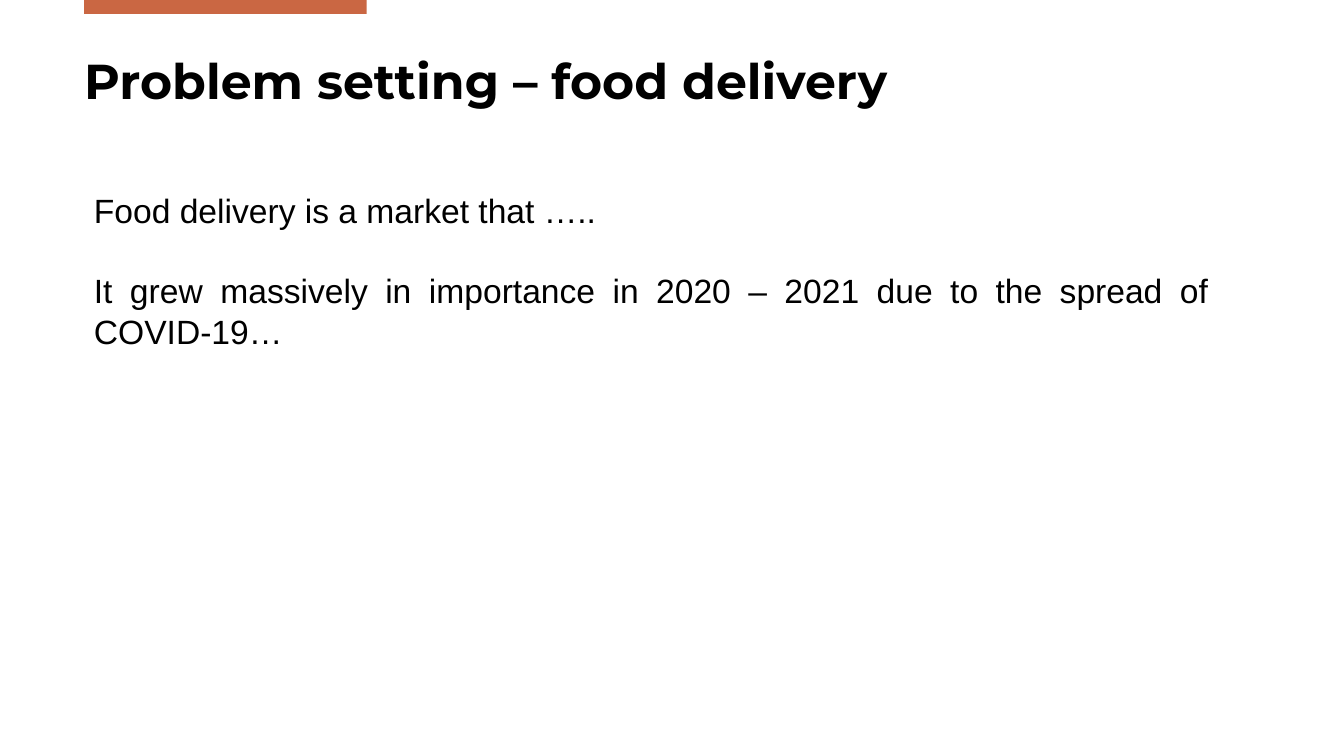
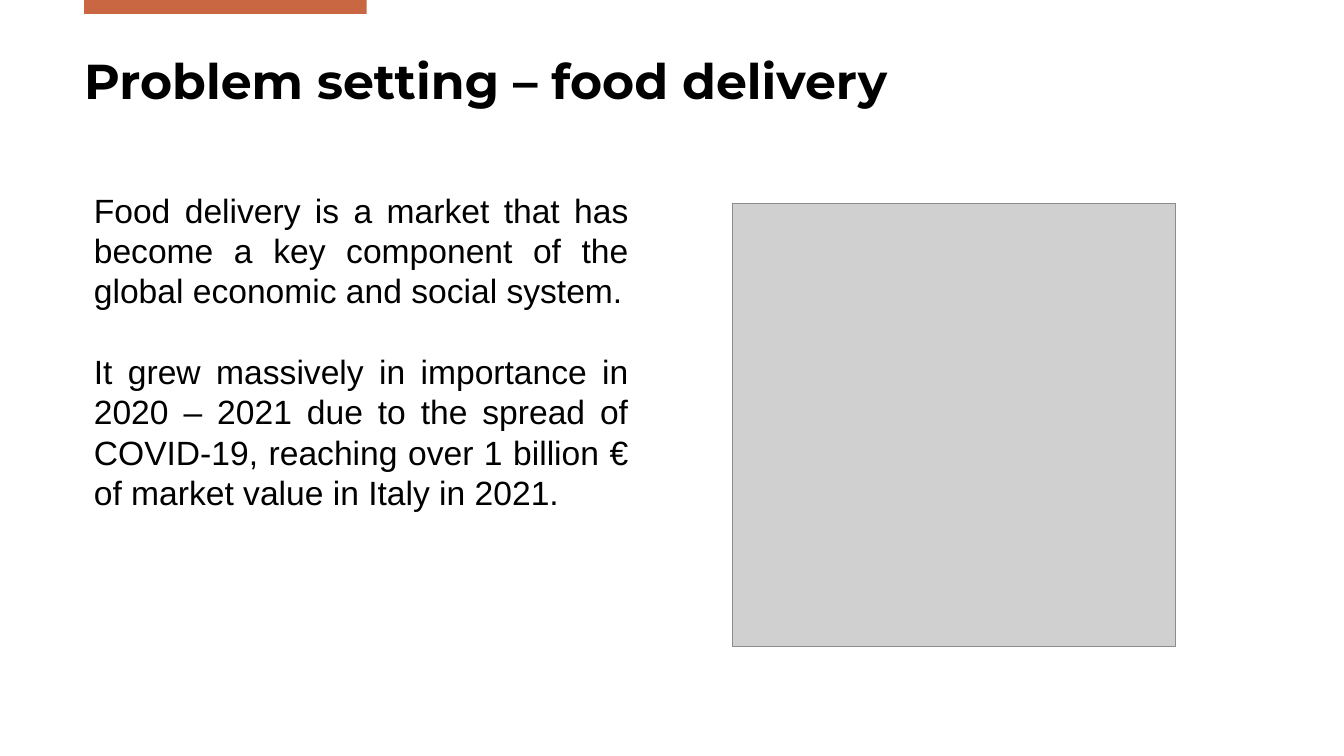
Before and after one commit to DanieleGotti/Food_Delivery_Time_Prediction, a slide deck: slide 2 of Presentazione_Gotti_Mazzoleni.pptx. Drawn at 1344x756 pixels with LibreOffice and Linux fonts; fonts in the diff are those of the drawing; grey boxes stand for pictures; background and template pictures are left out. Boxes give left, top, right and bottom in pixels: in the first picture for what was removed or moved away, otherwise in the second. Text is boxed around its words. In the diff, an @@ line names an element or a change of style, - is before the commit and + after.

```diff
--- a/Presentazione_Gotti_Mazzoleni.pptx
+++ b/Presentazione_Gotti_Mazzoleni.pptx
@@ text at (94, 198, 629, 512): text changed @@
-Food delivery is a market that …..
-It grew massively in importance in 2020 – 2021 due to the spread of COVID-19…
+Food delivery is a market that has become a key component of the global economic and social system.
+It grew massively in importance in 2020 – 2021 due to the spread of COVID-19, reaching over 1 billion € of market value in Italy in 2021.
@@ picture added at (733, 204, 1177, 647) @@
```
Also in this commit, not shown: 2 other slides changed, 1 slide added, 1 other file.
